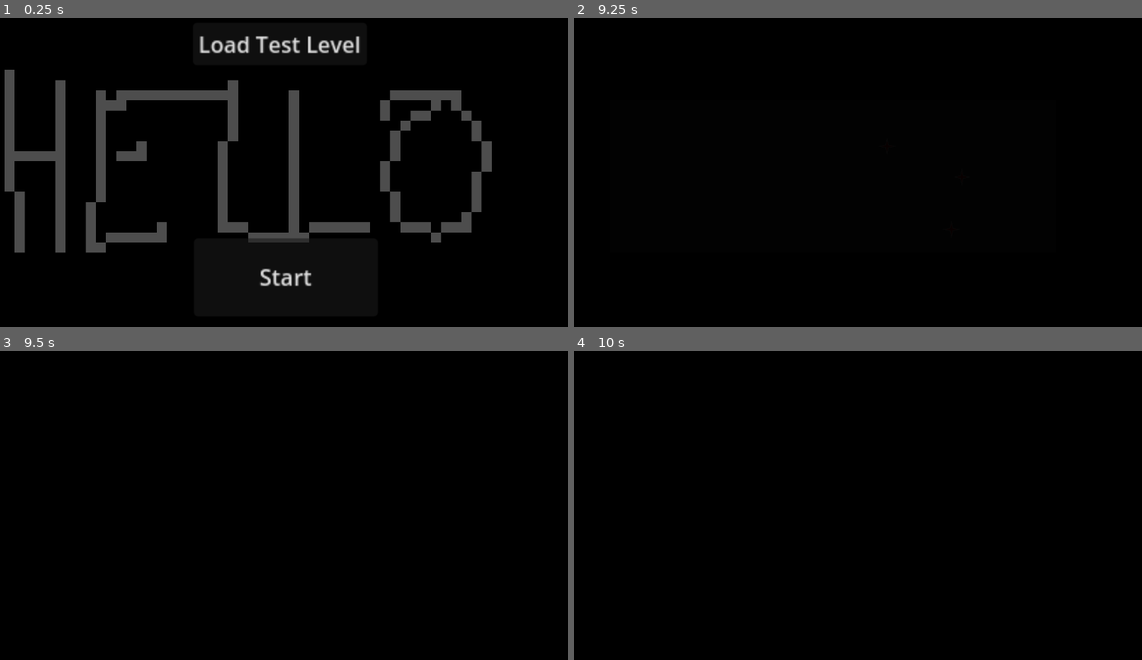
Above: before the commit, frames 1-4 (two rows, left to right).
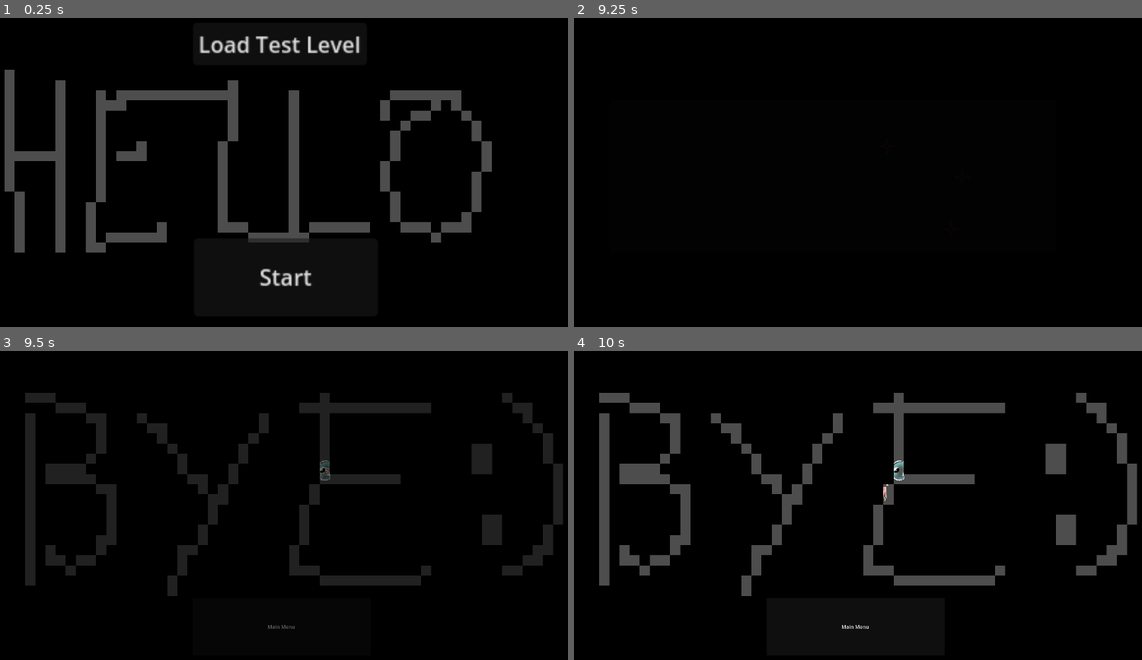
Above: after the commit, the same moments.

Repository: davifarhi/GGJ25-CrashSim-Untitled
Game: Godot game, scene res://scenes/levels/hello.tscn
The game is run twice, just before and just after one commit, with the same random seed, the same clock (stepped at 60 frames per second) and the same inputs. Before the commit the project starts from res://scenes/dummy-flow/hello.tscn.
Inputs (mouse positions are in pixels of both pictures, inside the frame that each line leads up to):
- Up to frame 1 (0.25 s): no input
- Up to frame 2 (9.25 s): click "Start" at 0.5 s; move the mouse to (812, 237) at 1.27 s; click (812, 237) at 1.35 s; move the mouse to (1022, 221) at 2.02 s; tap Delete every 1.5 s from 2.1 to 8.1 s; move the mouse to (659, 119) at 2.77 s; click (659, 119) at 2.85 s; tap Enter at 3.5, 7.25 s; move the mouse to (875, 169) at 3.52 s; move the mouse to (750, 85) at 4.27 s; click (750, 85) at 4.35 s; move the mouse to (977, 153) at 5.02 s; move the mouse to (721, 187) at 5.77 s; click (721, 187) at 5.85 s; tap Space at 6.5, 8.75 s; move the mouse to (903, 95) at 6.52 s; move the mouse to (812, 237) at 7.27 s; click (812, 237) at 7.35 s; move the mouse to (1022, 221) at 8.02 s; move the mouse to (659, 119) at 8.77 s; click (659, 119) at 8.85 s
- Up to frame 3 (9.5 s): no input
- Up to frame 4 (10 s): move the mouse to (875, 502) at 9.52 s; tap Delete at 9.6 s

Frames 1-2 are identical in both runs. In frame 3, 9.6% of the frame differs, in the area x 4-100%, y 13-90%; in frame 4, 10%.
Error before the commit: Out of bounds get index '2' (on base: 'Array') (res://autoloads/game_manager.gd:104)

Commit message:
Renamed dummy-flow items into 'levels' dir

Diff:
--- a/ggj-crashsim-untilted/autoloads/game_manager.gd
+++ b/ggj-crashsim-untilted/autoloads/game_manager.gd
@@ -6,7 +6,7 @@
 signal PreviousLevel
 signal GoToMainMenu
 
-const LEVEL_FILES_BASE = "res://scenes/dummy-flow/"
+const LEVEL_FILES_BASE = "res://scenes/levels/"
 const LEVEL_FILES = ["scene1", "scene2"]
 var LAST_LEVEL = LEVEL_FILES.size()
 
@@ -60,7 +60,7 @@
 
 
 func is_last_scene() -> bool:
-	return next_level_idx > LAST_LEVEL
+	return next_level_idx >= LAST_LEVEL
 
 
 func load_bye() -> void:
--- a/ggj-crashsim-untilted/project.godot
+++ b/ggj-crashsim-untilted/project.godot
@@ -11,7 +11,7 @@
 [application]
 
 config/name="GGJ-CrashSim-Untilted"
-run/main_scene="res://scenes/dummy-flow/hello.tscn"
+run/main_scene="res://scenes/levels/hello.tscn"
 config/features=PackedStringArray("4.3", "Forward Plus")
 config/icon="res://icon.svg"
 
--- a/ggj-crashsim-untilted/scenes/dummy-flow/bye.tscn
+++ b/ggj-crashsim-untilted/scenes/levels/bye.tscn
@@ -1,6 +1,6 @@
 [gd_scene load_steps=4 format=4 uid="uid://djbu8d5lmxdd1"]
 
-[ext_resource type="Script" path="res://scenes/dummy-flow/bye.gd" id="1_vm3el"]
+[ext_resource type="Script" path="res://scenes/levels/bye.gd" id="1_vm3el"]
 [ext_resource type="PackedScene" uid="uid://b6j1f4wg7fctp" path="res://scenes/Boubou.tscn" id="2_3rw3v"]
 [ext_resource type="PackedScene" uid="uid://b3gda251w5tng" path="res://scenes/BaseMapTileMap.tscn" id="3_mi7eq"]
 
--- a/ggj-crashsim-untilted/scenes/dummy-flow/hello.tscn
+++ b/ggj-crashsim-untilted/scenes/levels/hello.tscn
@@ -1,6 +1,6 @@
 [gd_scene load_steps=4 format=4 uid="uid://0hxqp7vy7b3r"]
 
-[ext_resource type="Script" path="res://scenes/dummy-flow/hello.gd" id="1_4ahbp"]
+[ext_resource type="Script" path="res://scenes/levels/hello.gd" id="1_4ahbp"]
 [ext_resource type="PackedScene" uid="uid://b6j1f4wg7fctp" path="res://scenes/Boubou.tscn" id="1_jv5iv"]
 [ext_resource type="PackedScene" uid="uid://b3gda251w5tng" path="res://scenes/BaseMapTileMap.tscn" id="2_5kof5"]
 
Renamed: ggj-crashsim-untilted/scenes/dummy-flow/bye.gd -> ggj-crashsim-untilted/scenes/levels/bye.gd
Renamed: ggj-crashsim-untilted/scenes/dummy-flow/hello.gd -> ggj-crashsim-untilted/scenes/levels/hello.gd
Renamed: ggj-crashsim-untilted/scenes/dummy-flow/scene1.tscn -> ggj-crashsim-untilted/scenes/levels/scene1.tscn
Renamed: ggj-crashsim-untilted/scenes/dummy-flow/scene2.tscn -> ggj-crashsim-untilted/scenes/levels/scene2.tscn
